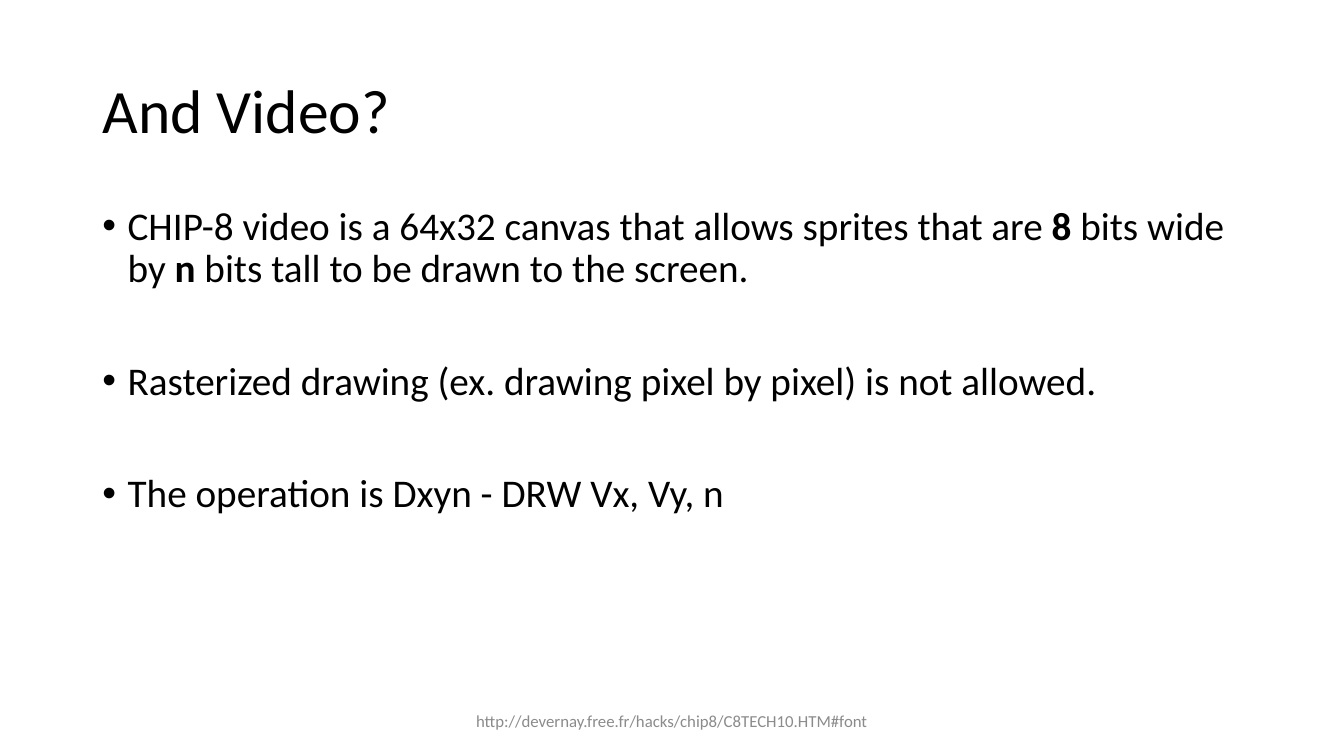
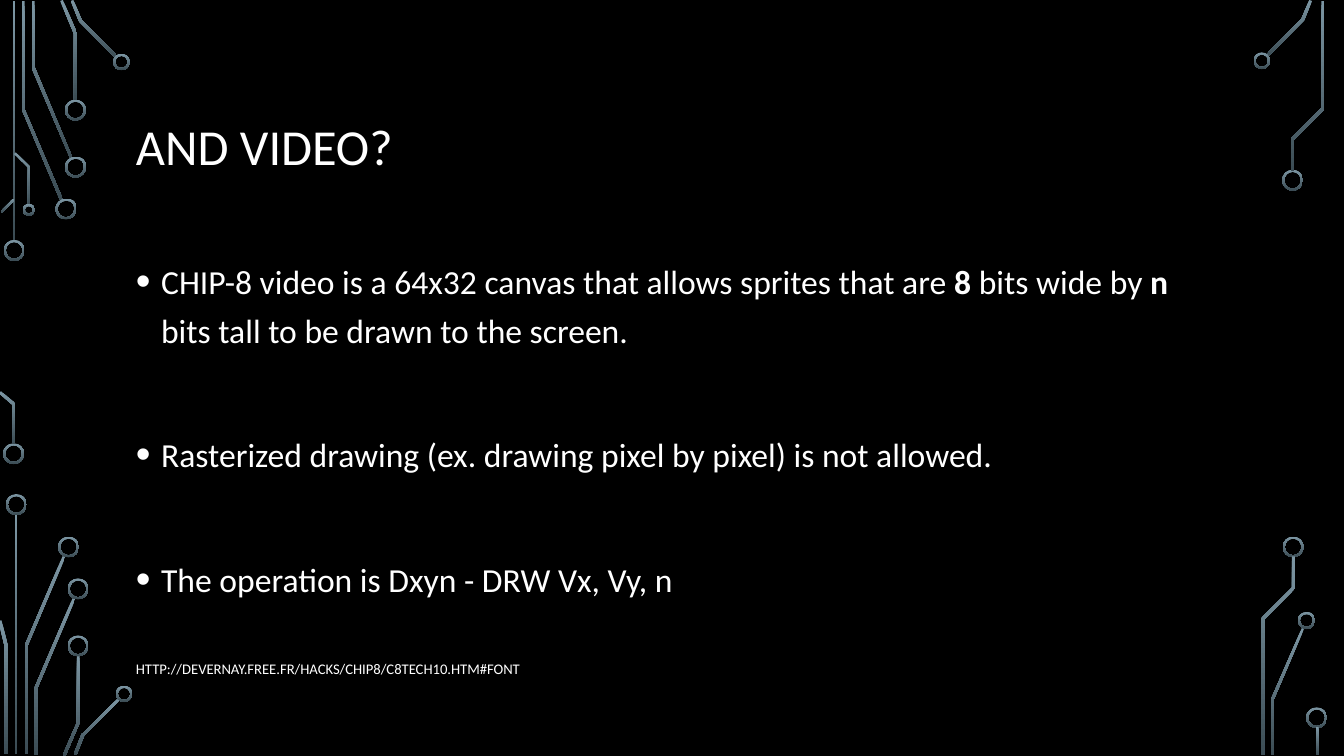
Before and after one commit to sfaria/CHIP-8-Emulator, a slide deck: slide 24 of Let’s Write an Emulator!.pptx. Drawn at 1344x756 pixels with LibreOffice and Linux fonts; fonts in the diff are those of the drawing; background and template pictures are left out. Boxes give left, top, right and bottom in pixels: in the first picture for what was removed or moved away, otherwise in the second. Text is boxed around its words. In the diff, an @@ line names an element or a change of style, - is before the commit and + after.

```diff
--- a/Let’s Write an Emulator!.pptx
+++ b/Let’s Write an Emulator!.pptx
@@ background #FFFFFF to picture (left out) @@
@@ title at box(136, 130, 393, 166): text changed; size 44 to 36 pt; text colour #000000 to #FFFFFF @@
-And Video?
+AND VIDEO?
@@ text "CHIP-8 video is a 64x32 ...": place and size @@
-text "CHIP-8 video is a 64x32 ..." at box(128, 212, 1224, 514)
+text "CHIP-8 video is a 64x32 ..." at box(161, 270, 1168, 598)
@@ text "CHIP-8 video is a 64x32 ..." at box(161, 270, 1168, 598): size 28 to 24 pt, text colour #000000 to #FFFFFF; line spacing 0.9 to 1.2 @@
@@ text at box(136, 663, 520, 675): text changed; size 12 to 10.5 pt; text colour #8C8C8C to #FFFFFF @@
-http://devernay.free.fr/hacks/chip8/C8TECH10.HTM#font
+HTTP://DEVERNAY.FREE.FR/HACKS/CHIP8/C8TECH10.HTM#FONT
@@ group added at box(0, 0, 1328, 756): 33 freeform shapes, 3 rectangles @@
```
Also in this commit, not shown: 26 other slides changed, 1 slide added.
